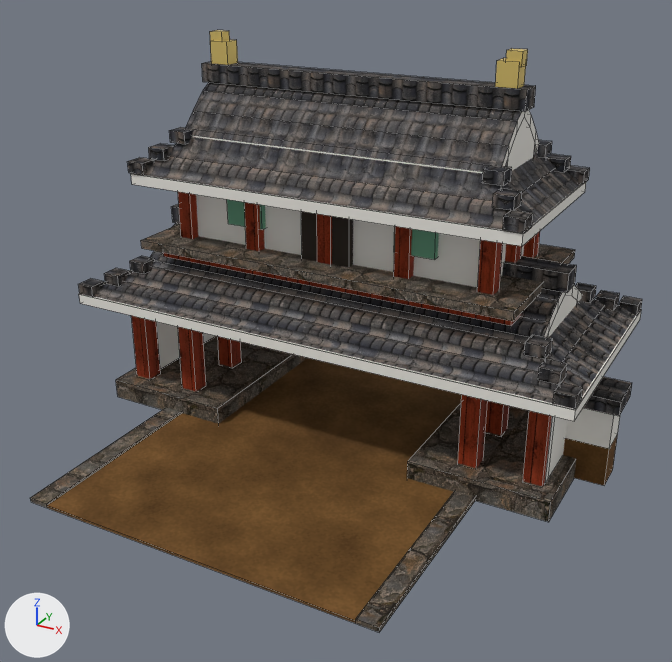
The Blender file stations/nara_rajomon_stop/nara_rajomon_stop.blend, before and after one commit.
Rendered twice from a 50 mm camera at (1.44, -2.76, 1.69) aimed at (0.0, -0.14, 0.39). The axes (+X, +Y, +Z) are drawn at lower left. The lights are the same throughout. The picture after the commit comes second. Mesh edges are drawn as thin lines.

Names of what the first picture shows: 'nara_rajomon_stop_back_obj', 'nara_rajomon_stop_front_obj'.
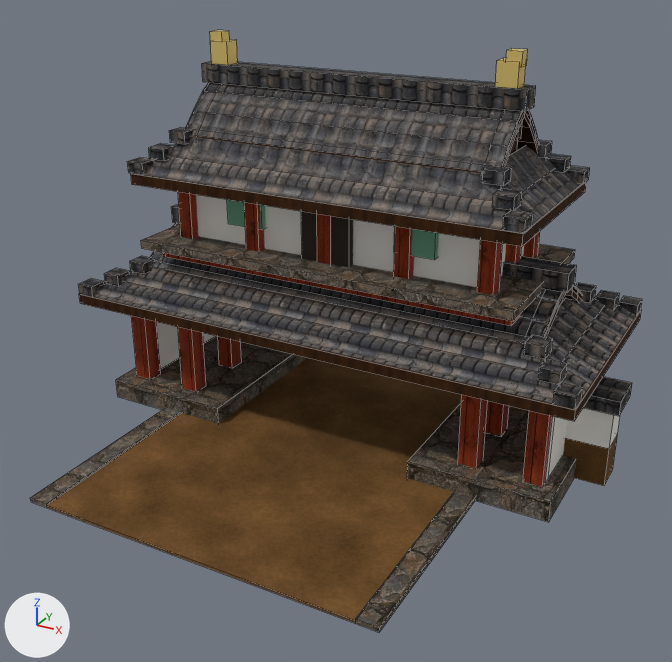
Location of each change, (x1, y1, x2, y2) in pixels of the pictures (672 x 662 px):
part 1 of me_nara_rajomon_stop_front_obj, added: after (515, 121, 523, 140)
part 2 of me_nara_rajomon_stop_front_obj, cut back (mostly hidden): before (507, 118, 577, 338); after (503, 110, 582, 337)
part 3 of me_nara_rajomon_stop_front_obj, recoloured: (79, 110, 642, 421) in both

The change in detail:
Picture 'tsuma_kirengoshi.png' (img_tsuma_kirengoshi_png) is new.
Material 'Nara_TsumaKirengoshi' (mat_nara_tsumakirengoshi) is new.
Uses the picture img_tsuma_kirengoshi_png.
me_nara_rajomon_stop_front_obj is used by ob_nara_rajomon_stop_front_obj; location (0.0, 0.0, 0.0).
me_nara_rajomon_stop_front_obj had 632 vertices, 470 faces and spanned x -0.92..0.98, y -0.42..0.42, z 0.0..1.35.
me_nara_rajomon_stop_front_obj now has 908 vertices, 614 faces and spans x -0.92..0.98, y -0.42..0.42, z 0.0..1.35.
me_nara_rajomon_stop_front_obj part 1: a new loose piece, a box spanning x 0.54..0.564, y -0.016..0.016, z 1.088..1.146, in mat_nara_wooddark.
Part 2, on me_nara_rajomon_stop_front_obj:
8 vertices are removed from x -0.75..0.75, y -0.16..0.16, z 0.49..0.99.
4 faces are deleted.
124 vertices are added at x -0.75..0.7, y -0.24..0.24, z 0.49..1.19.
96 new vertices lie (0.05, 0.0, 0.0) away from vertices in x -0.75..0.7, y -0.24..0.24, z 0.51..1.19.
4 new faces join them, mat_nara_tsumakirengoshi.
96 new faces join them, mat_nara_wooddark.
me_nara_rajomon_stop_front_obj part 3: 54 faces spanning x -0.92..0.92, y -0.42..0.42, z 0.41..1.2 switch from mat_nara_plaster (white #eceae3) to mat_nara_wooddark.
Other edits to the shape of me_nara_rajomon_stop_front_obj do not show in these pictures.
me_nara_rajomon_stop_front_obj gains material mat_nara_tsumakirengoshi.
